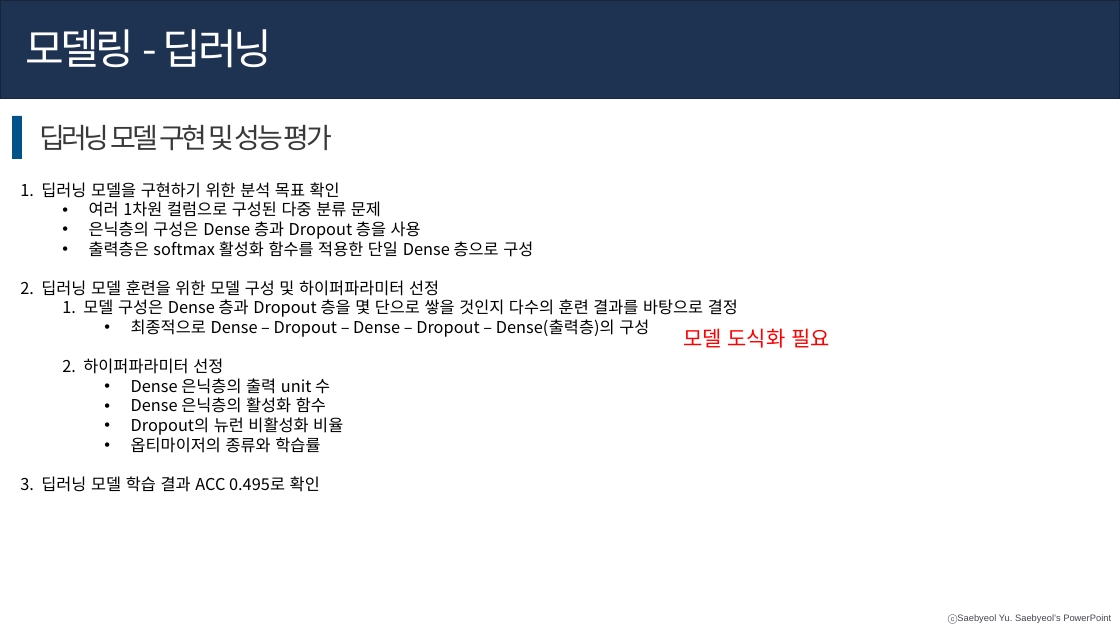
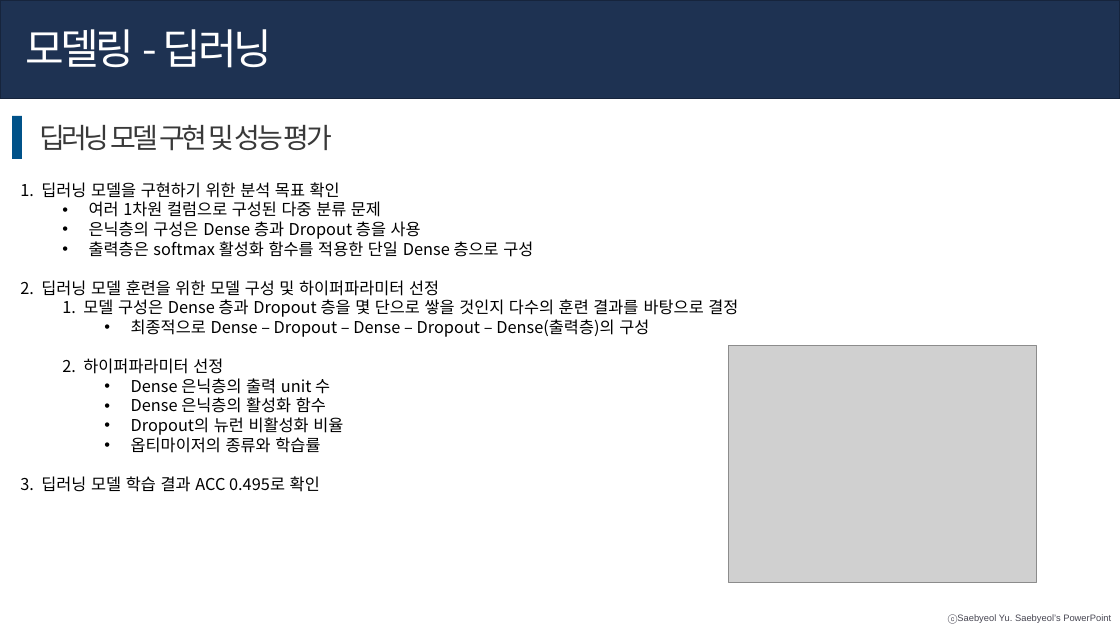
Before and after one commit to hyk2202/mega_final_project, a slide deck: slide 7 of PPT_이진규.pptx (slide 6 before the commit). Drawn at 1120x630 pixels with LibreOffice and Linux fonts; fonts in the diff are those of the drawing; grey boxes stand for pictures. Boxes give left, top, right and bottom in pixels: in the first picture for what was removed or moved away, otherwise in the second. Text is boxed around its words. In the diff, an @@ line names an element or a change of style, - is before the commit and + after.

```diff
--- a/PPT_이진규.pptx
+++ b/PPT_이진규.pptx
@@ text removed at [683,328,830,348] @@
-모델 도식화 필요
@@ picture added at [728,345,1037,582] @@
```
Also in this commit, not shown: 4 other slides changed, 1 slide added, 2 other files.
